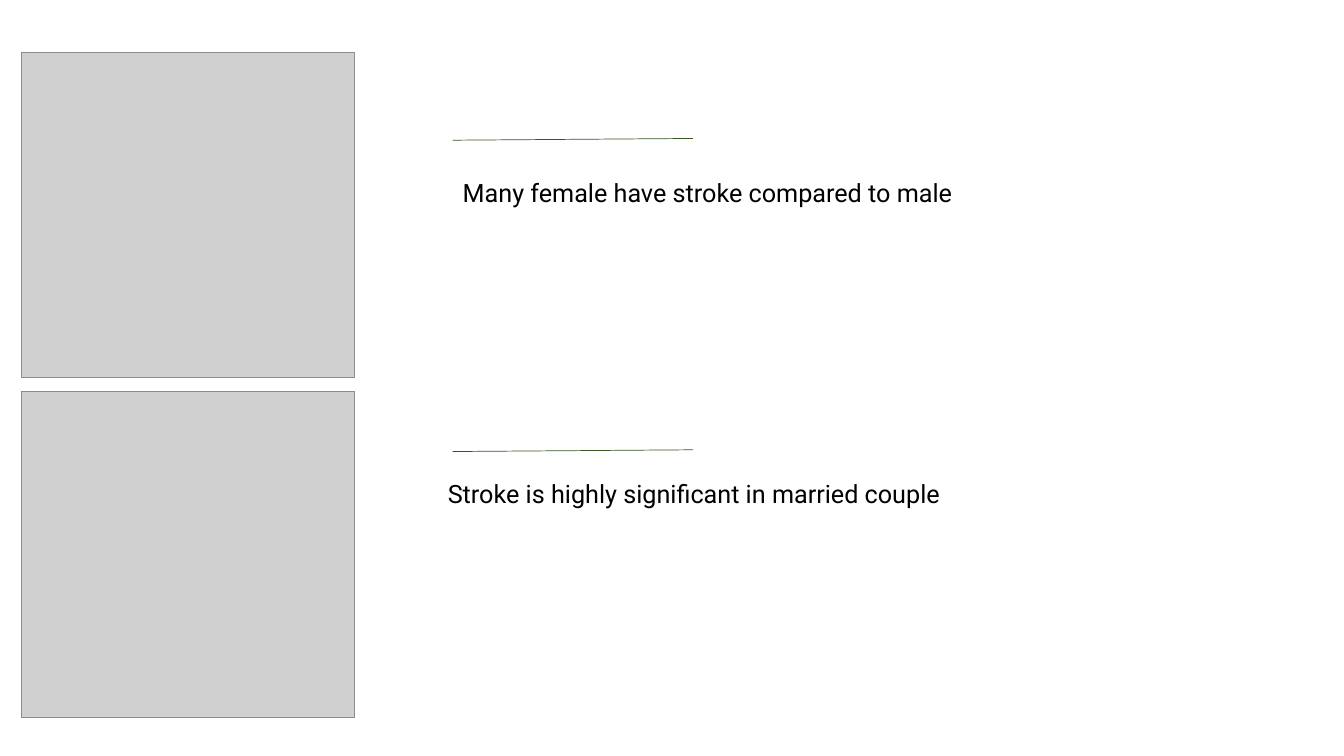
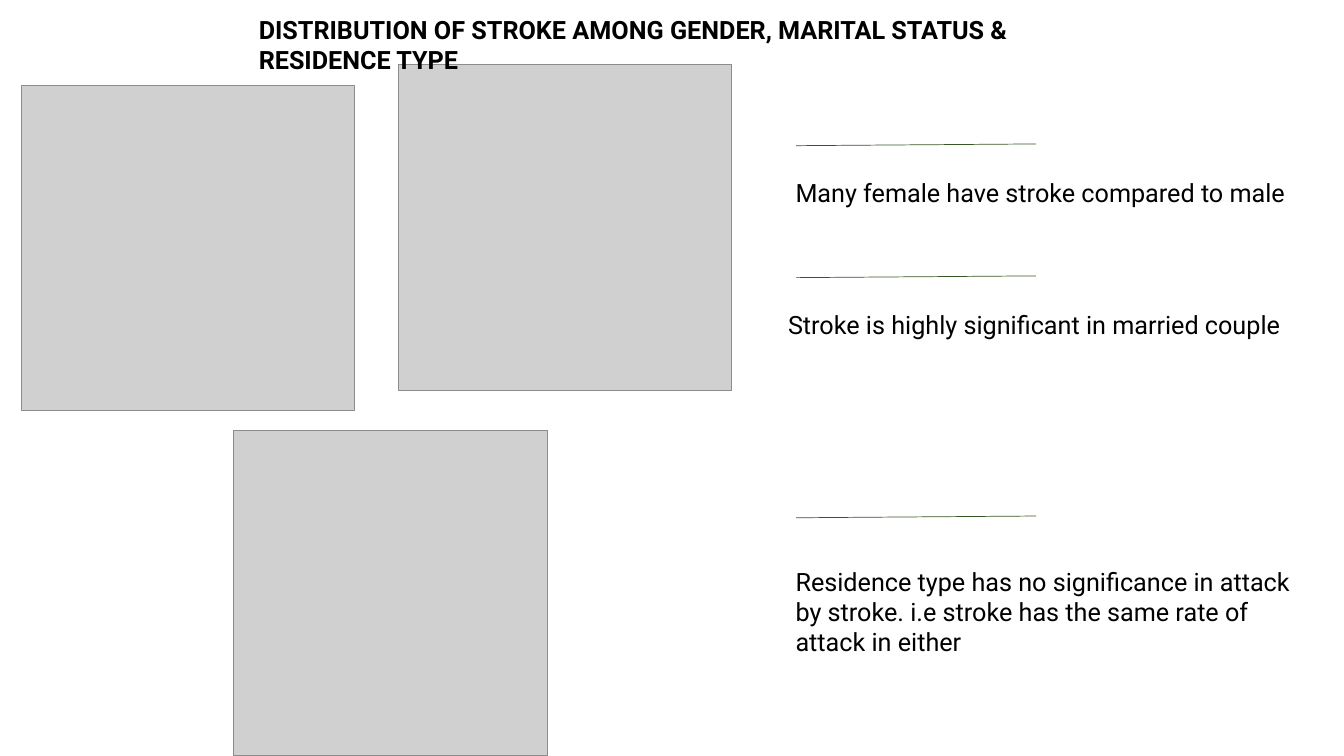
Before and after one commit to cynthiadalmas/Exploratory-data-analysis-on-stroke-dataset., a slide deck: slide 3 of STROKE DATA ANALYSIS.pptx. Drawn at 1344x756 pixels with LibreOffice and Linux fonts; fonts in the diff are those of the drawing; grey boxes stand for pictures. Boxes give left, top, right and bottom in pixels: in the first picture for what was removed or moved away, otherwise in the second. Text is boxed around its words. In the diff, an @@ line names an element or a change of style, - is before the commit and + after.

```diff
--- a/STROKE DATA ANALYSIS.pptx
+++ b/STROKE DATA ANALYSIS.pptx
@@ text added at (259,21,984,75), 18 pt, text #000000, bold @@
+DISTRIBUTION OF STROKE AMONG GENDER, MARITAL STATUS & RESIDENCE TYPE
@@ picture: place and size @@
-picture at (21,52,354,378)
+picture at (21,86,354,411)
@@ picture: place and size @@
-picture at (21,392,354,718)
+picture at (398,65,731,390)
@@ line moved from (453, 140) - (693, 138) to (797, 146) - (1036, 144) @@
@@ text "Many female have stroke compared ...": place and size @@
-text "Many female have stroke compared ..." at (463,183,952,208)
+text "Many female have stroke compared ..." at (796,183,1285,208)
@@ line added from (797, 277) to (1036, 276), #385723 0.5 pt @@
@@ text "Stroke is highly significant in ...": place and size @@
-text "Stroke is highly significant in ..." at (448,484,940,509)
+text "Stroke is highly significant in ..." at (788,315,1280,340)
@@ picture added at (234,431,547,756) @@
@@ line moved from (453, 452) - (693, 450) to (797, 518) - (1036, 516) @@
@@ text added at (796,572,1290,652), 18 pt, text #000000 @@
+Residence type has no significance in attack by stroke. i.e stroke has the same rate of
+attack in either
```
Also in this commit, not shown: 4 other slides changed, 1 slide added, 2 slides removed.
